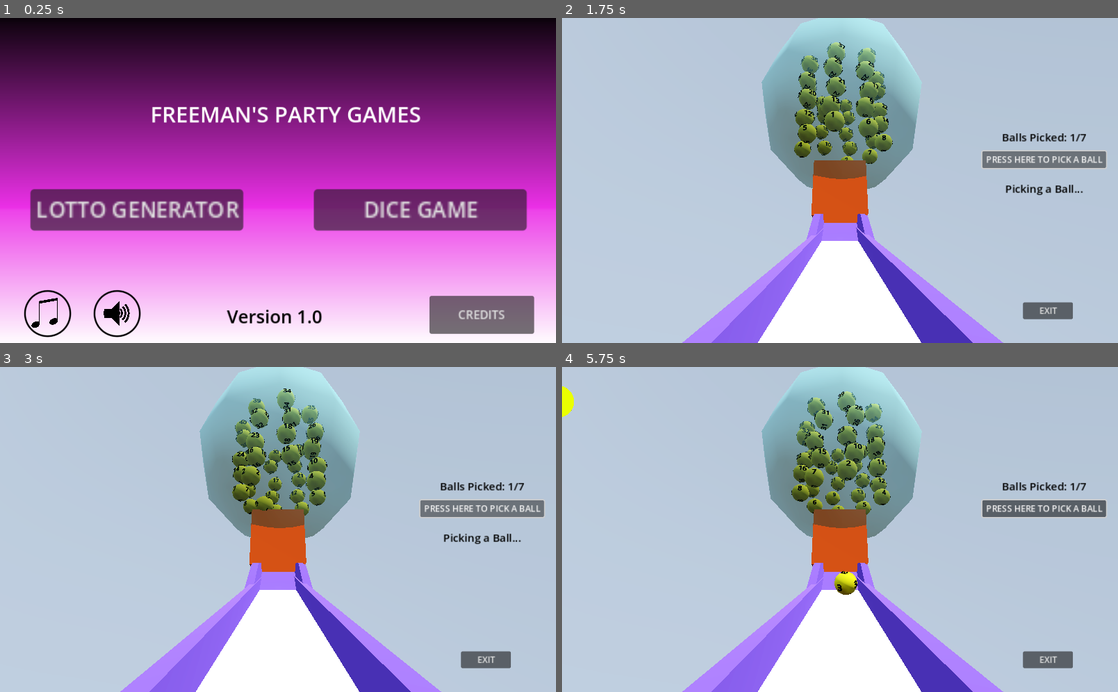
Above: before the commit, frames 1-4 (two rows, left to right).
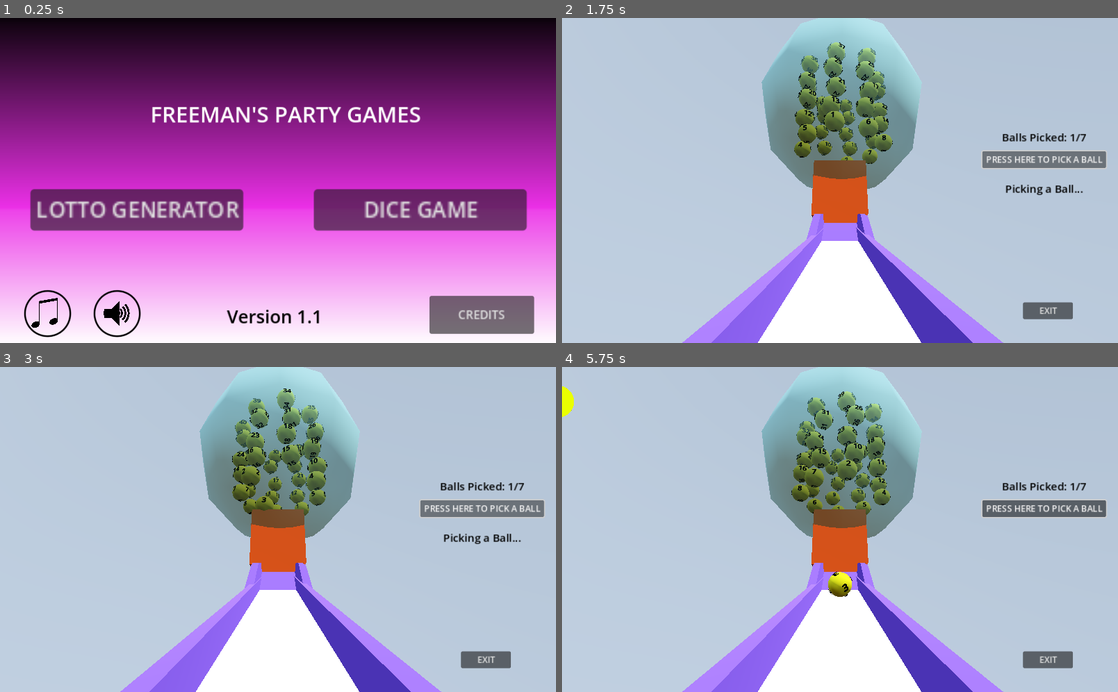
Above: after the commit, the same moments.

Repository: hffriman/Freemans-Party-Games
Game: Godot game, scene res://scenes/main_menu.tscn
The game is run twice, just before and just after one commit, with the same random seed, the same clock (stepped at 60 frames per second) and the same inputs.
Inputs (mouse positions are in pixels of both pictures, inside the frame that each line leads up to):
- Up to frame 1 (0.25 s): no input
- Up to frame 2 (1.75 s): click "LOTTO GENERATOR" at 0.5 s; click "PRESS HERE TO PICK A BALL" at 1.25 s
- Up to frame 3 (3 s): click "PRESS HERE TO PICK A BALL" at 2 s; click "PRESS HERE TO PICK A BALL" at 2.75 s
- Up to frame 4 (5.75 s): move the mouse to (962, 513) at 3.52 s; click (962, 513) at 3.67 s; move the mouse to (728, 545) at 4.27 s; click (728, 545) at 4.42 s; move the mouse to (895, 458) at 5.02 s; click (895, 458) at 5.17 s

The runs differ from the first frame. In frame 1, less than 0.1% of the frame differs, in the area x 56-58%, y 89-95%; in frame 2, 0.1%; in frame 3, 0.2%; in frame 4, 0.4%, in the area x 42-59%, y 9-71%.

Commit message:
Small preparations for version 1.1 release

Diff:
--- a/scenes/dicegame.tscn
+++ b/scenes/dicegame.tscn
@@ -26,7 +26,6 @@
 background_mode = 2
 sky = SubResource("Sky_ybbke")
 tonemap_mode = 2
-glow_enabled = true
 
 [sub_resource type="ORMMaterial3D" id="ORMMaterial3D_ox4mg"]
 albedo_color = Color(0.286275, 0.14902, 0, 1)
--- a/scenes/lotto_generator.tscn
+++ b/scenes/lotto_generator.tscn
@@ -28,7 +28,6 @@
 background_mode = 2
 sky = SubResource("Sky_cwudk")
 tonemap_mode = 2
-glow_enabled = true
 
 [sub_resource type="StandardMaterial3D" id="StandardMaterial3D_i1p81"]
 albedo_color = Color(0.839216, 0.913725, 1, 1)
--- a/scenes/main_menu.tscn
+++ b/scenes/main_menu.tscn
@@ -87,7 +87,8 @@
 offset_top = -0.00012207
 offset_right = 0.431885
 offset_bottom = -0.200012
-text = "Version 1.0"
+text = "Version 1.1
+"
 label_settings = SubResource("LabelSettings_43p0x")
 
 [node name="SoundButton" parent="." instance=ExtResource("2_iof6i")]
--- a/scripts/dice.gd
+++ b/scripts/dice.gd
@@ -22,7 +22,7 @@
 	for _i in self.get_child(1).get_children():
 		number_detectors.append(_i.get_child(0))
 
-func _process(_delta):
+func _physics_process(_delta):
 	if (is_rotating):
 		diceRB.freeze = true
 		diceRB.rotate(Vector3(0, 1.0, 0), 0.9)
--- a/scripts/lotto_ball.gd
+++ b/scripts/lotto_ball.gd
@@ -15,7 +15,7 @@
 	selected = false
 	roll_player = self.get_child(2)
 
-func _process(_delta):
+func _physics_process(_delta):
 	if selected == true:
 		self.freeze = false
 
--- a/scripts/lotto_generator.gd
+++ b/scripts/lotto_generator.gd
@@ -57,7 +57,7 @@
 	ball_select_sound_player = get_node("BallSelectSound")
 
 # Called every frame. 'delta' is the elapsed time since the previous frame.
-func _process(_delta):
+func _physics_process(_delta):
 
 	await get_tree().create_timer(1).timeout
 	loading_screen.visible = false
Not shown, changed: export_presets.cfg
